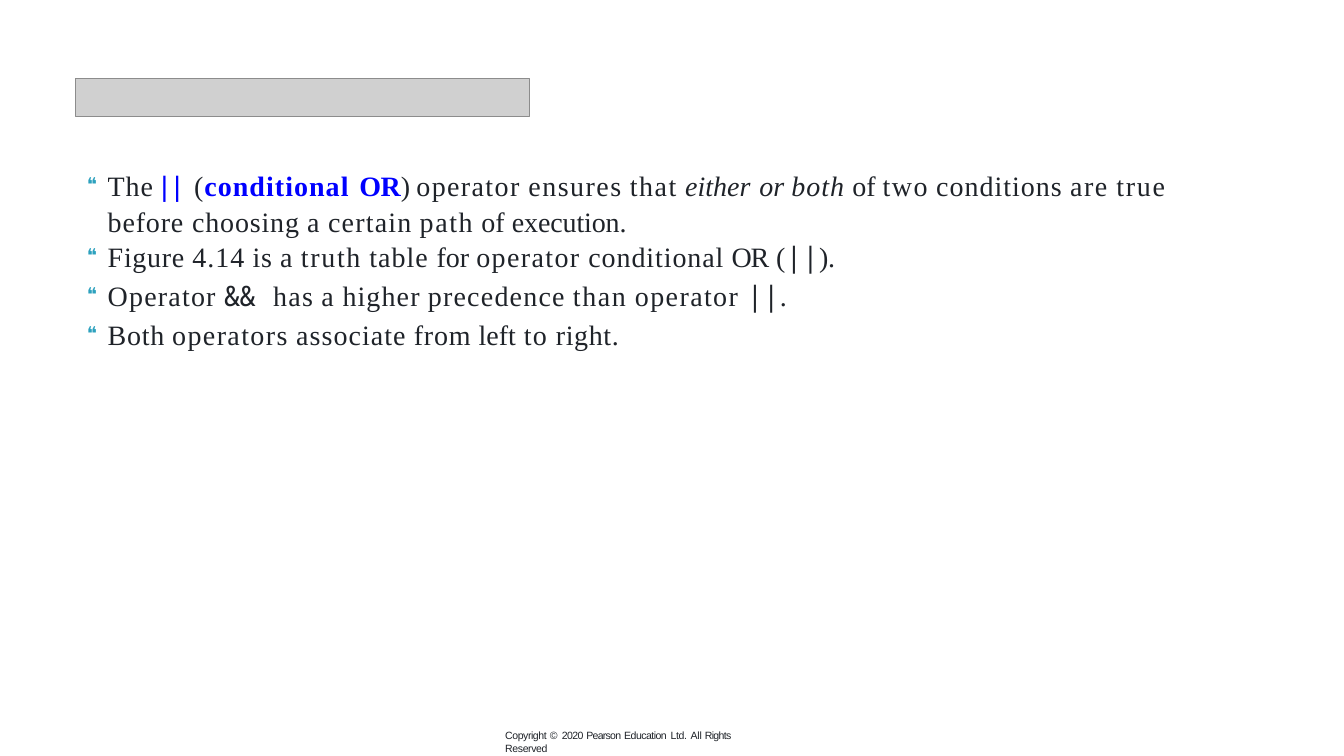
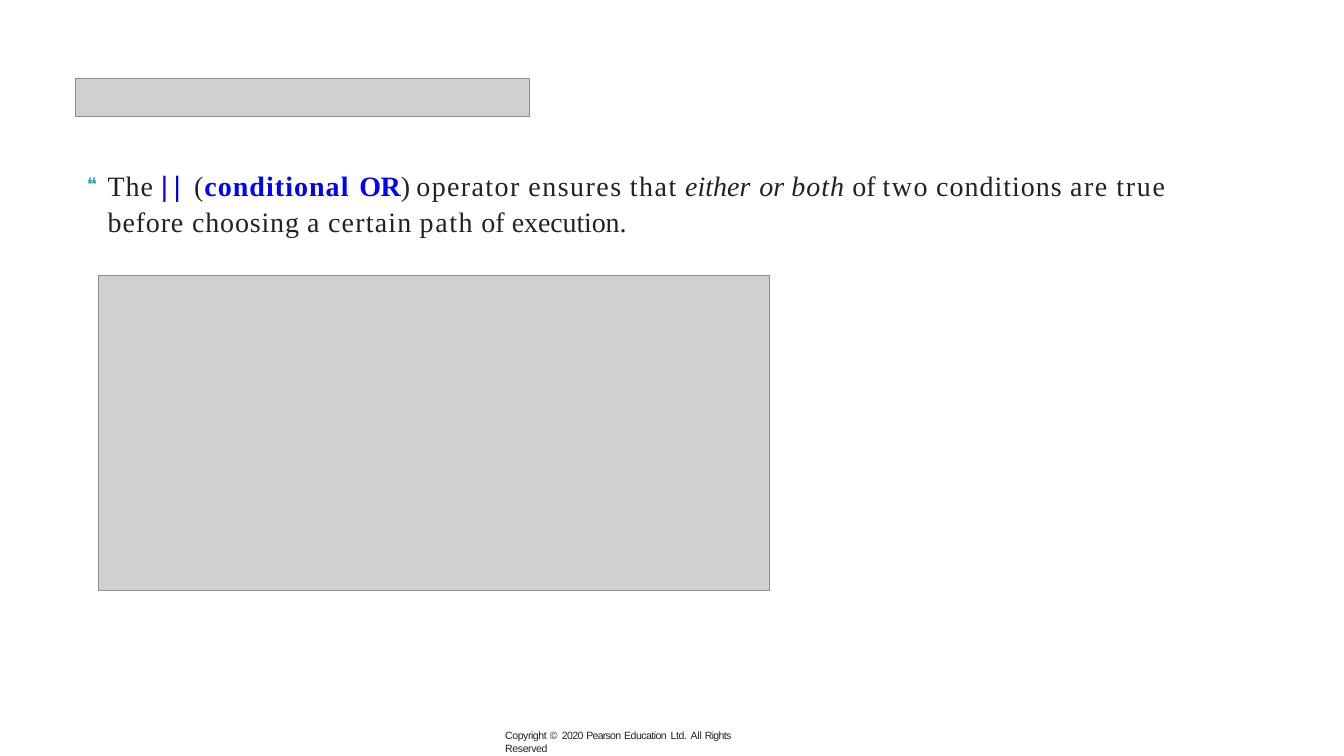
Before and after one commit to xiaoleibi/DMU26, a slide deck: slide 6 of ppt/Uge39_Selection.pptx. Drawn at 1344x756 pixels with LibreOffice and Linux fonts; fonts in the diff are those of the drawing; grey boxes stand for pictures. Boxes give left, top, right and bottom in pixels: in the first picture for what was removed or moved away, otherwise in the second. Text is boxed around its words. In the diff, an @@ line names an element or a change of style, - is before the commit and + after.

```diff
--- a/ppt/Uge39_Selection.pptx
+++ b/ppt/Uge39_Selection.pptx
@@ text at bbox=[108, 247, 770, 350]: paragraphs removed @@
-❝ Figure 4.14 is a truth table for operator conditional OR (||).
-❝ Operator && has a higher precedence than operator ||.
-❝ Both operators associate from left to right.
@@ picture added at bbox=[99, 276, 769, 591] @@
```
Also in this commit, not shown: 14 other slides changed, 3 slides added, 7 slides removed.
